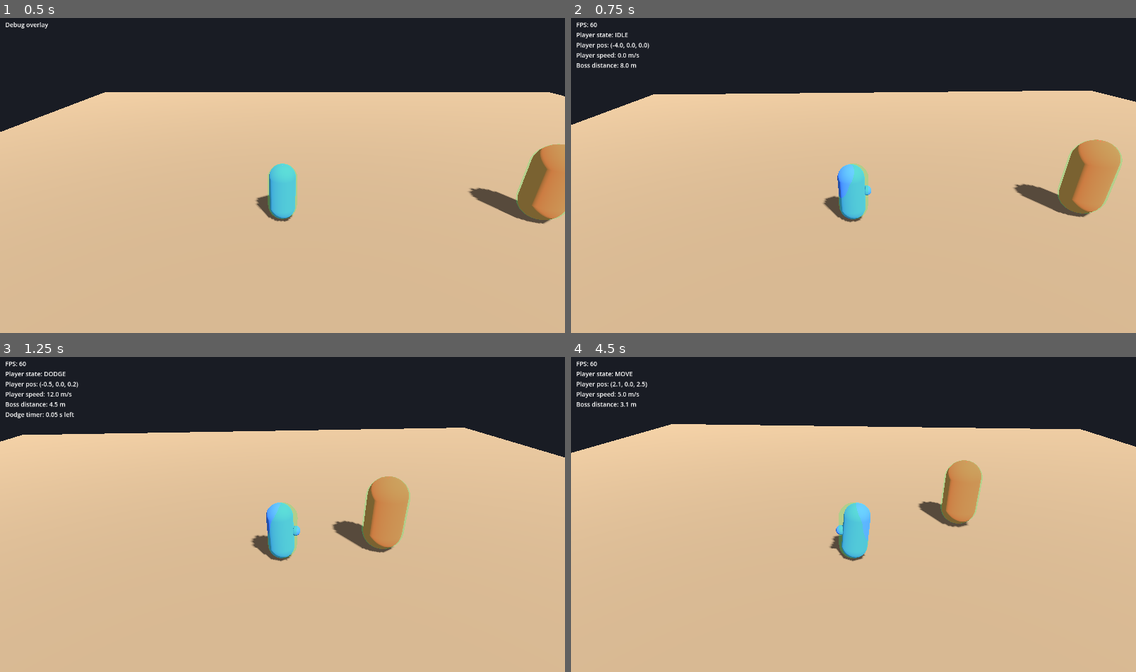
Above: before the commit, frames 1-4 (two rows, left to right).
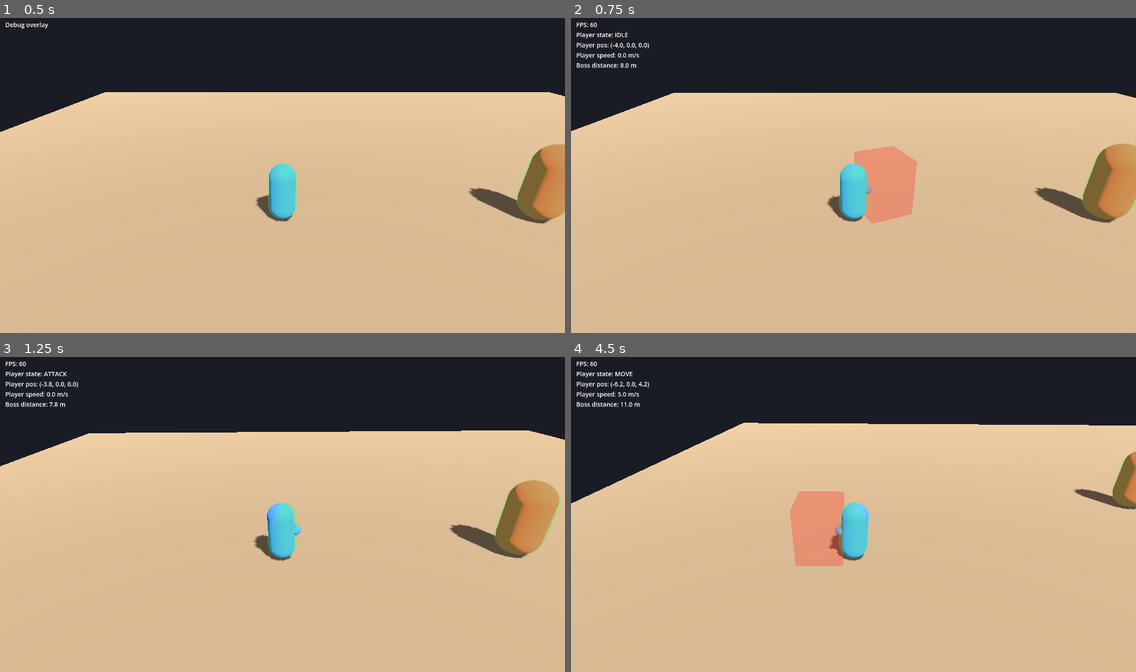
Above: after the commit, the same moments.

Repository: jamesdileva/FIRSTBLOOD
Game: Godot game, scene res://game/scenes/arena/arena.tscn
Two runs of this game, one before a commit and one after it. Both use one fixed random seed, a clock stepped at 60 frames per second and the inputs below.
Inputs:
- Up to frame 1 (0.5 s): no input
- Up to frame 2 (0.75 s): hold D (move_right) from 0.53 s (still down); tap J (attack) at 0.6 s
- Up to frame 3 (1.25 s): keep holding D (move_right); tap L (dodge) at 0.8 s
- Up to frame 4 (4.5 s): release D (move_right) at 1.28 s; hold S (move_back) 1.28-2.03 s; tap L (dodge) at 1.35, 2.3, 3.6 s; tap J (attack) at 1.55, 2.1, 3.05, 4.35 s; hold D (move_right) 2.03-2.78 s; hold W (move_forward) 2.78-3.53 s; tap K (block) at 2.85 s; hold A (move_left) from 3.53 s (still down)

Frame 1 is identical in both runs. In frame 2, 6.2% of the frame differs, in the area x 0-100%, y 23-66%; in frame 3, 6.5%; in frame 4, 8.5%, in the area x 0-100%, y 7-67%.

Commit message:
feat(player): light attack with startup/active/recovery windows (sprint 05)
- ATTACK state: rooted and committed, hitbox live only during
  [startup 0.10s, +active 0.12s), then 0.25s recovery (D-019/D-020)
- player.tscn gains AttackHitbox: player-faction HitboxComponent, box reach
  in front, damage 10 / stagger 5 / attack_id light_01
- attack_connected signal re-emits hit_landed as the hit-reaction hook (D-021)
- tools/validation/attack_check.gd: end-to-end via synthesized input against
  the real boss hurtbox - active window alignment, one hit per swing with
  full payload, spam cannot attack through recovery (signal-driven count)

Diff:
--- a/game/scenes/player/player.tscn
+++ b/game/scenes/player/player.tscn
@@ -1,7 +1,8 @@
-[gd_scene load_steps=8 format=3]
+[gd_scene load_steps=10 format=3]
 
 [ext_resource type="Script" path="res://game/scripts/player/player_controller.gd" id="1"]
 [ext_resource type="Script" path="res://game/scripts/combat/hurtbox_component.gd" id="2"]
+[ext_resource type="Script" path="res://game/scripts/combat/hitbox_component.gd" id="3"]
 
 [sub_resource type="CapsuleMesh" id="CapsuleMesh_body"]
 radius = 0.4
@@ -21,6 +22,9 @@
 [sub_resource type="CapsuleShape3D" id="CapsuleShape_hurtbox"]
 radius = 0.45
 height = 1.8
+
+[sub_resource type="BoxShape3D" id="BoxShape_attack"]
+size = Vector3(1.4, 1.8, 1.4)
 
 [node name="Player" type="CharacterBody3D" groups=["player"]]
 script = ExtResource("1")
@@ -48,3 +52,14 @@
 
 [node name="CollisionShape3D" type="CollisionShape3D" parent="Hurtbox"]
 shape = SubResource("CapsuleShape_hurtbox")
+
+[node name="AttackHitbox" type="Area3D" parent="."]
+position = Vector3(0, 1, -1)
+script = ExtResource("3")
+faction = 0
+damage = 10.0
+stagger_damage = 5.0
+attack_id = &"light_01"
+
+[node name="CollisionShape3D" type="CollisionShape3D" parent="AttackHitbox"]
+shape = SubResource("BoxShape_attack")
--- a/game/scripts/player/player_controller.gd
+++ b/game/scripts/player/player_controller.gd
@@ -1,14 +1,14 @@
 extends CharacterBody3D
-## Sprint 03: responsive third-person movement plus the committed dodge.
-## Movement: camera-relative direction, tuned acceleration/deceleration,
-## rotation toward movement, gravity, temporary arena-bound clamp.
-## Dodge (architecture §6, guide §8): authored movement state — travel burst,
-## precisely bounded i-frames, committed recovery. Not a teleport, not a speed
-## multiplier on walk input.
+## Player controller: movement (Sprint 02), committed dodge (Sprint 03),
+## light attack (Sprint 05). Combat intent crosses actors only via
+## DamageEvents carried by Hitbox/HurtboxComponents (guide §6).
 
 signal state_changed(new_state: State)
-
-enum State { IDLE, MOVE, AIRBORNE, DODGE, DODGE_RECOVERY }
+## Hit-reaction hook (D-021): hitstop, VFX, and target reactions hang from
+## this in Sprints 13/15 without touching the attack state machine.
+signal attack_connected(event: DamageEvent, target: HurtboxComponent)
+
+enum State { IDLE, MOVE, AIRBORNE, DODGE, DODGE_RECOVERY, ATTACK }
 
 @export var movement_speed := 5.0
 @export var acceleration := 40.0
@@ -28,11 +28,18 @@
 ## re-dodging is blocked until it completes.
 @export var dodge_recovery := 0.15
 
+@export_group("Attack")
+## Timing only (D-019) — the payload lives on the AttackHitbox node.
+@export var attack_startup := 0.10
+@export var attack_active := 0.12
+@export var attack_recovery := 0.25
+
 var _gravity: float = float(ProjectSettings.get_setting("physics/3d/default_gravity"))
 var _dodge_direction := Vector3.ZERO
 var state_elapsed := 0.0
 
 @onready var _visual: Node3D = $Visual
+@onready var _attack_hitbox: HitboxComponent = $AttackHitbox
 
 var state: State = State.IDLE:
 	set(value):
@@ -52,6 +59,14 @@
 				play_animation("dodge_start")
 			State.DODGE_RECOVERY:
 				play_animation("dodge_recover")
+			State.ATTACK:
+				play_animation("attack_01")
+
+func _ready() -> void:
+	_attack_hitbox.hit_landed.connect(_on_attack_hit_landed)
+
+func _on_attack_hit_landed(event: DamageEvent, target: HurtboxComponent) -> void:
+	attack_connected.emit(event, target)
 
 func _physics_process(delta: float) -> void:
 	state_elapsed += delta
@@ -60,6 +75,8 @@
 			_dodge_physics(delta)
 		State.DODGE_RECOVERY:
 			_dodge_recovery_physics(delta)
+		State.ATTACK:
+			_attack_physics(delta)
 		_:
 			_neutral_physics(delta)
 	_update_facing(delta)
@@ -71,9 +88,13 @@
 
 func _neutral_physics(delta: float) -> void:
 	var input_dir := Input.get_vector("move_left", "move_right", "move_forward", "move_back")
-	if Input.is_action_just_pressed("dodge") and is_on_floor():
-		_start_dodge(input_dir)
-		return
+	if is_on_floor():
+		if Input.is_action_just_pressed("dodge"):
+			_start_dodge(input_dir)
+			return
+		if Input.is_action_just_pressed("attack"):
+			_start_attack()
+			return
 	_neutral_movement(delta, input_dir)
 	_update_movement_state()
 
@@ -121,6 +142,24 @@
 	_neutral_movement(delta, input_dir)
 	if state_elapsed >= dodge_recovery:
 		_update_movement_state()
+
+func _start_attack() -> void:
+	state = State.ATTACK
+
+func _attack_physics(delta: float) -> void:
+	# Rooted, committed (D-020): movement input ignored, hitbox live only
+	# during [startup, startup + active).
+	velocity.x = move_toward(velocity.x, 0.0, deceleration * delta)
+	velocity.z = move_toward(velocity.z, 0.0, deceleration * delta)
+	if not is_on_floor():
+		velocity.y -= _gravity * delta
+	move_and_slide()
+	var active_started := state_elapsed >= attack_startup
+	var active_ended := state_elapsed >= attack_startup + attack_active
+	_attack_hitbox.set_active(active_started and not active_ended)
+	if state_elapsed >= attack_startup + attack_active + attack_recovery:
+		_attack_hitbox.set_active(false)
+		state = State.IDLE
 
 func _update_movement_state() -> void:
 	if not is_on_floor():
--- /dev/null
+++ b/tools/validation/attack_check.gd
@@ -0,0 +1,152 @@
+extends SceneTree
+## Sprint 05 automated light-attack verification (headless). Run from the root:
+##   cmd //c godot --headless --path . -s res://tools/validation/attack_check.gd
+## Drives the real arena scene with synthesized input: the player walks up to
+## the boss placeholder, swings, and the check asserts the roadmap checklist —
+## hitbox live only during the active window, exactly one intended hit per
+## swing with the full payload, and no spamming through recovery.
+## Exits 0 on PASS, 1 on FAIL.
+
+const SETTLE_FRAMES := 30
+const STARTUP_TICKS := 6     # 0.10 s
+const ACTIVE_END_TICKS := 13 # 0.10 + 0.12 s
+const RECOVERY_TICKS := 15   # 0.25 s
+const ATTACK_TOTAL_TICKS := 28
+const SPAM_MIN_GAP := 26     # ATTACK_TOTAL_TICKS minus edge tolerance
+
+func _initialize() -> void:
+	_run()
+
+func _run() -> void:
+	var failures: PackedStringArray = []
+	var arena_scene: PackedScene = load("res://game/scenes/arena/arena.tscn")
+	if arena_scene == null:
+		printerr("ATTACK CHECK FAILURE: arena scene missing")
+		quit(1)
+		return
+	var arena := arena_scene.instantiate()
+	root.add_child(arena)
+	await _wait(SETTLE_FRAMES)
+	# Untyped on purpose: reads script members Godot's base classes lack.
+	var player = get_first_node_in_group("player")
+	var boss = get_first_node_in_group("boss")
+	if player == null or boss == null:
+		printerr("ATTACK CHECK FAILURE: player or boss not found")
+		quit(1)
+		return
+	var boss_hurtbox = boss.get_node_or_null("Hurtbox")
+	var attack_hitbox = player.get_node_or_null("AttackHitbox")
+	if boss_hurtbox == null or attack_hitbox == null:
+		printerr("ATTACK CHECK FAILURE: hurtbox/hitbox nodes missing")
+		quit(1)
+		return
+	var events: Array[DamageEvent] = []
+	boss_hurtbox.damaged.connect(func(event: DamageEvent) -> void: events.append(event))
+
+	# Stand in reach of the boss, facing it (+X). Yaw is snapped directly —
+	# walking up would stall against the boss and freeze facing mid-turn;
+	# the facing mechanism itself is already verified by movement_check.
+	await _settle_player(player, Vector3(3.0, 0.5, 0.0))
+	player.rotation.y = -PI / 2.0
+	var dist: float = player.global_position.distance_to(boss.global_position)
+	if dist > 1.4:
+		failures.append("player not in reach of boss (dist %.2f)" % dist)
+	var body_forward: Vector3 = -player.global_basis.z
+	if Vector3(body_forward.x, 0.0, body_forward.z).normalized().dot(Vector3(1.0, 0.0, 0.0)) < 0.9:
+		failures.append("player not facing the boss before attacking")
+
+	# --- 1. Hitbox is live only during [startup, startup+active). ---
+	await _attack_tap()
+	var active_ticks: Array[int] = []
+	for i in 40:
+		await physics_frame
+		if attack_hitbox.is_active():
+			active_ticks.append(i)
+	if active_ticks.is_empty():
+		failures.append("hitbox never went active during the swing")
+	else:
+		# Attack begins on the input edge; poll offsets drift ±1 tick, so the
+		# first active sample must land inside the startup-adjacent band.
+		if active_ticks[0] < 2 or active_ticks[0] > 6:
+			failures.append("hitbox activation misaligned with startup (first active poll tick %d)" % active_ticks[0])
+		if active_ticks[-1] > 14:
+			failures.append("hitbox active into recovery (last active poll tick %d)" % active_ticks[-1])
+		if active_ticks.size() < 4:
+			failures.append("active window too short: %d ticks" % active_ticks.size())
+
+	# --- 2. The target receives exactly one intended hit with the full payload. ---
+	await _wait(SETTLE_FRAMES)
+	if events.size() != 1:
+		failures.append("expected 1 damage event on the boss, got %d" % events.size())
+	else:
+		var event := events[0]
+		if event.amount != 10.0:
+			failures.append("attack damage wrong: %.1f" % event.amount)
+		if event.stagger_damage != 5.0:
+			failures.append("attack stagger payload wrong: %.1f" % event.stagger_damage)
+		if event.attack_id != &"light_01":
+			failures.append("attack_id wrong: %s" % event.attack_id)
+		if event.source != player:
+			failures.append("event source is not the player")
+
+	# --- 3. Mashing attack cannot attack through its own recovery. ---
+	events.clear()
+	# Signal-driven entry detection: the idle gap between swings can be
+	# shorter than a sampling tick, so poll-based detection misses entries.
+	var entries: Array[int] = []
+	var on_state_changed := func(new_state) -> void:
+		if new_state == player.State.ATTACK:
+			entries.append(Engine.get_physics_frames())
+	player.state_changed.connect(on_state_changed)
+	for _i in 90:
+		Input.action_press("attack")
+		await physics_frame
+		Input.action_release("attack")
+		await physics_frame
+	player.state_changed.disconnect(on_state_changed)
+	if entries.size() < 2:
+		failures.append("expected repeated swings after recovery, got %d entries" % entries.size())
+	for i in range(1, entries.size()):
+		var gap: int = entries[i] - entries[i - 1]
+		if gap < SPAM_MIN_GAP:
+			failures.append("re-attack after only %d ticks (recovery bypassed)" % gap)
+	var spam_hits := events.size()
+	if spam_hits != entries.size():
+		failures.append("%d swings produced %d hits (expected one hit per swing)" % [entries.size(), spam_hits])
+	for event in events:
+		if event.amount != 10.0:
+			failures.append("spam swing payload wrong: %.1f" % event.amount)
+
+	# --- 4. Hitbox is inert outside ATTACK. ---
+	await _wait(10)
+	if attack_hitbox.is_active():
+		failures.append("hitbox active while idle")
+
+	var swing_count := entries.size()
+	var hit_count := events.size()
+	events.clear()
+	arena.free()
+
+	if failures.is_empty():
+		print("ATTACK CHECK: PASS (active window ticks %d-%d, %d swings, %d hits, one hit per swing)" % [
+			active_ticks[0], active_ticks[-1], swing_count, hit_count,
+		])
+		quit(0)
+	else:
+		for failure in failures:
+			printerr("ATTACK CHECK FAILURE: " + failure)
+		quit(1)
+
+func _attack_tap() -> void:
+	Input.action_press("attack")
+	await _wait(2)
+	Input.action_release("attack")
+
+func _settle_player(player, pos: Vector3) -> void:
+	player.global_position = pos
+	player.velocity = Vector3.ZERO
+	await _wait(SETTLE_FRAMES)
+
+func _wait(frames: int) -> void:
+	for _i in frames:
+		await physics_frame
Not shown, added: tools/validation/attack_check.gd.uid
